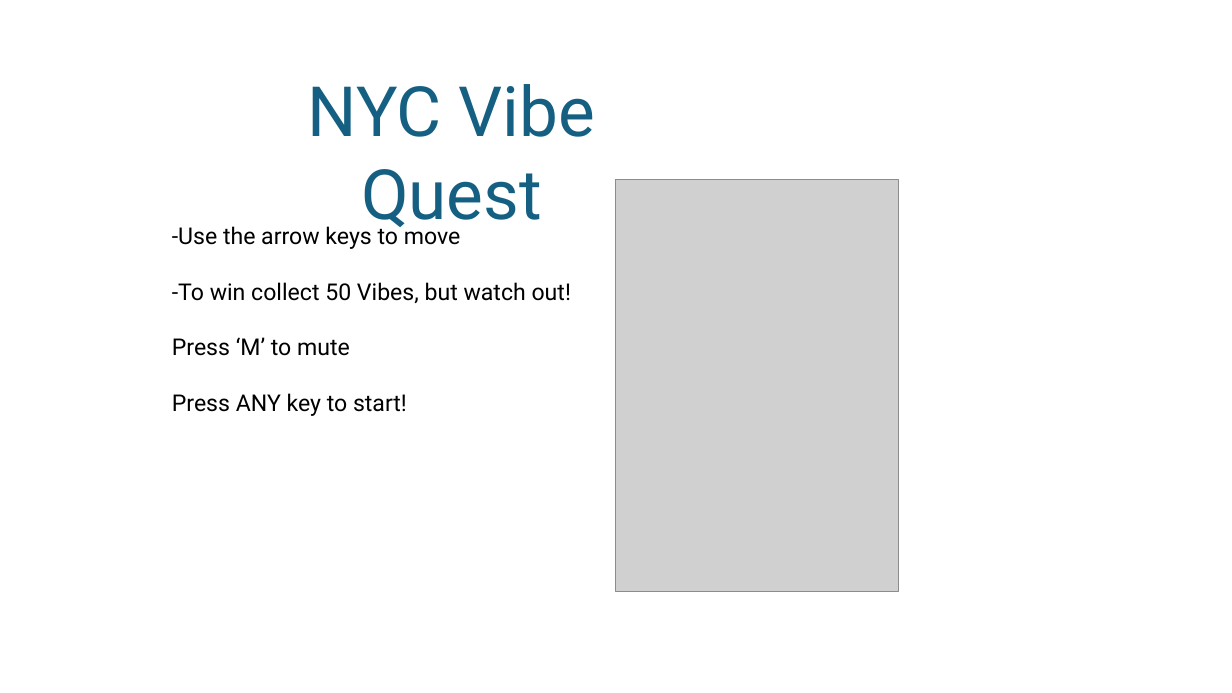
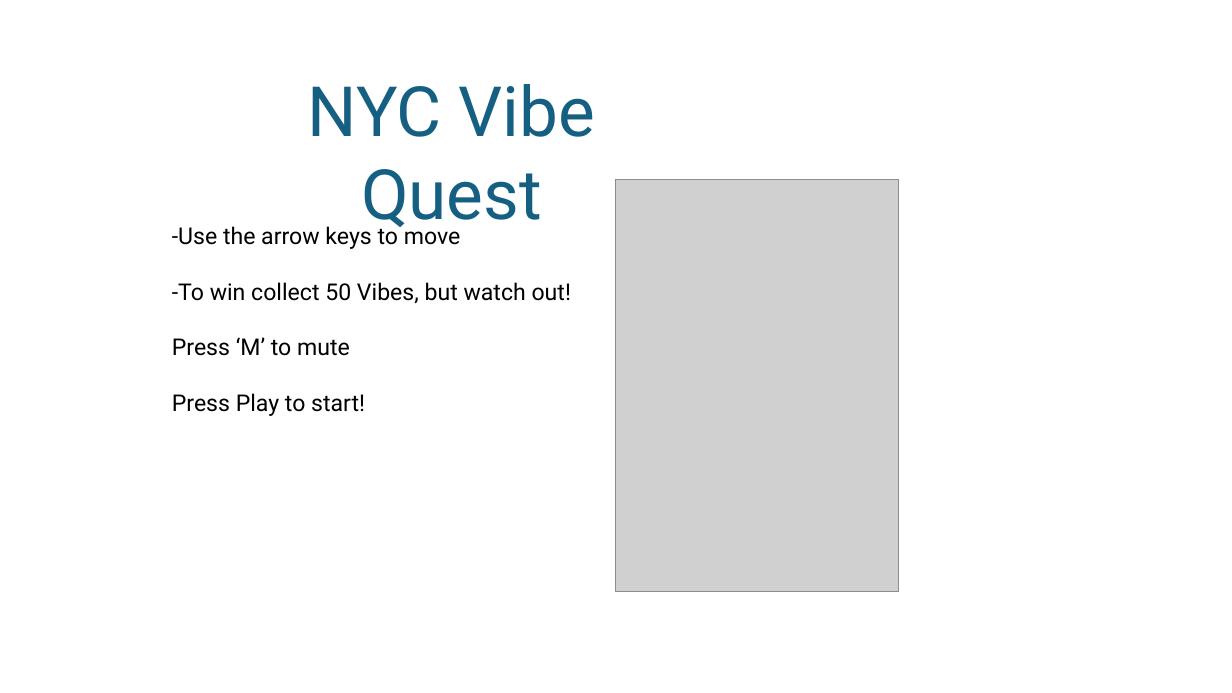
Before and after one commit to AndrewLaudato/NYCVibes2, a slide deck: slide 2 of static/startscreen.pptx. Drawn at 1232x693 pixels with LibreOffice and Linux fonts; fonts in the diff are those of the drawing; grey boxes stand for pictures. Boxes give left, top, right and bottom in pixels: in the first picture for what was removed or moved away, otherwise in the second. Text is boxed around its words. In the diff, an @@ line names an element or a change of style, - is before the commit and + after.

```diff
--- a/static/startscreen.pptx
+++ b/static/startscreen.pptx
@@ text at box(172, 393, 365, 416): text changed @@
-Press ANY key to start!
+Press Play to start!
```
Also in this commit, not shown: 7 other files.
